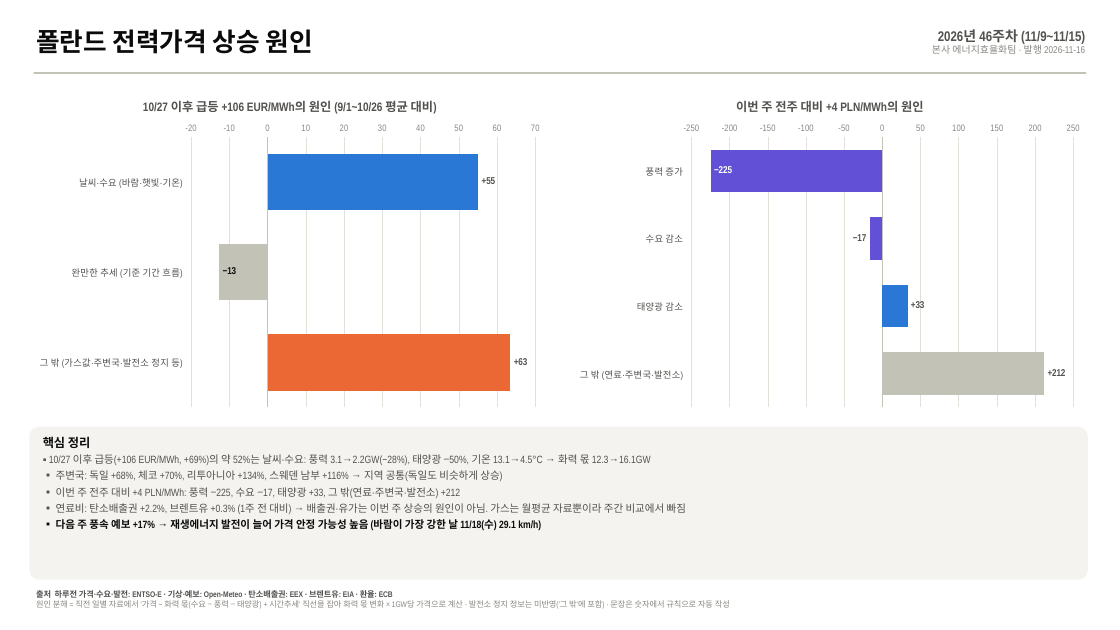
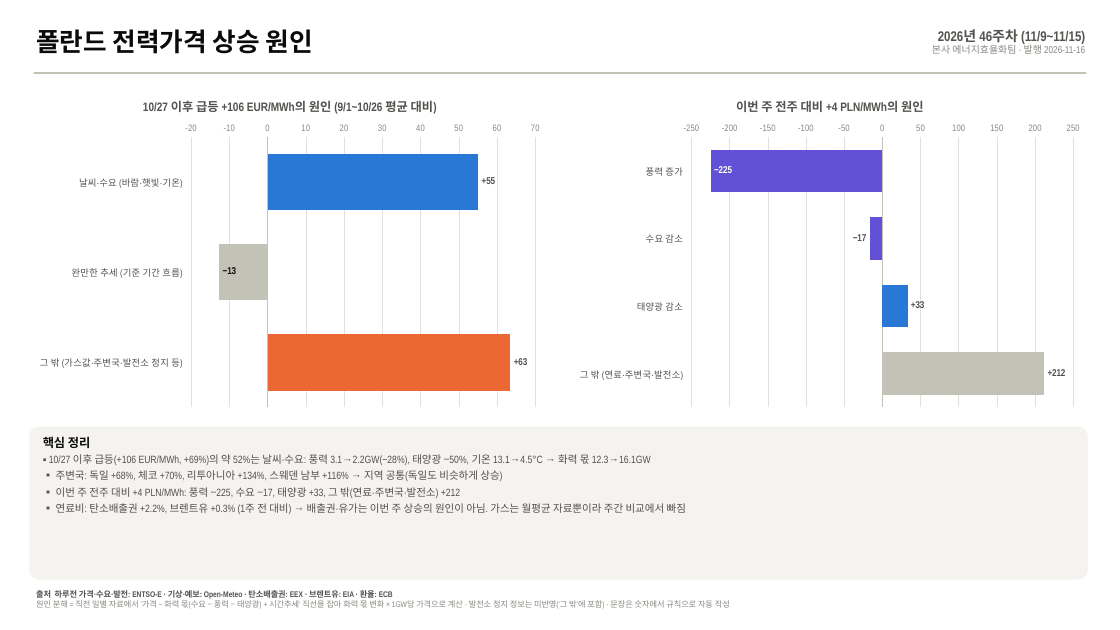
Before and after one commit to bnkim192/entsoe-harvester, a slide deck: slide 3 of weekly/2026-W46/PL_power_commodity_2026-W46.pptx. Drawn at 1120x630 pixels with LibreOffice and Linux fonts; fonts in the diff are those of the drawing. Boxes give left, top, right and bottom in pixels: in the first picture for what was removed or moved away, otherwise in the second. Text is boxed around its words. In the diff, an @@ line names an element or a change of style, - is before the commit and + after.

```diff
--- a/weekly/2026-W46/PL_power_commodity_2026-W46.pptx
+++ b/weekly/2026-W46/PL_power_commodity_2026-W46.pptx
@@ text at [56,517,541,531]: paragraph removed @@
-▪ 다음 주 풍속 예보 +17% → 재생에너지 발전이 늘어 가격 안정 가능성 높음 (바람이 가장 강한 날 11/18(수) 29.1 km/h)
```
Also in this commit, not shown: 3 other slides changed, 18 other files.
